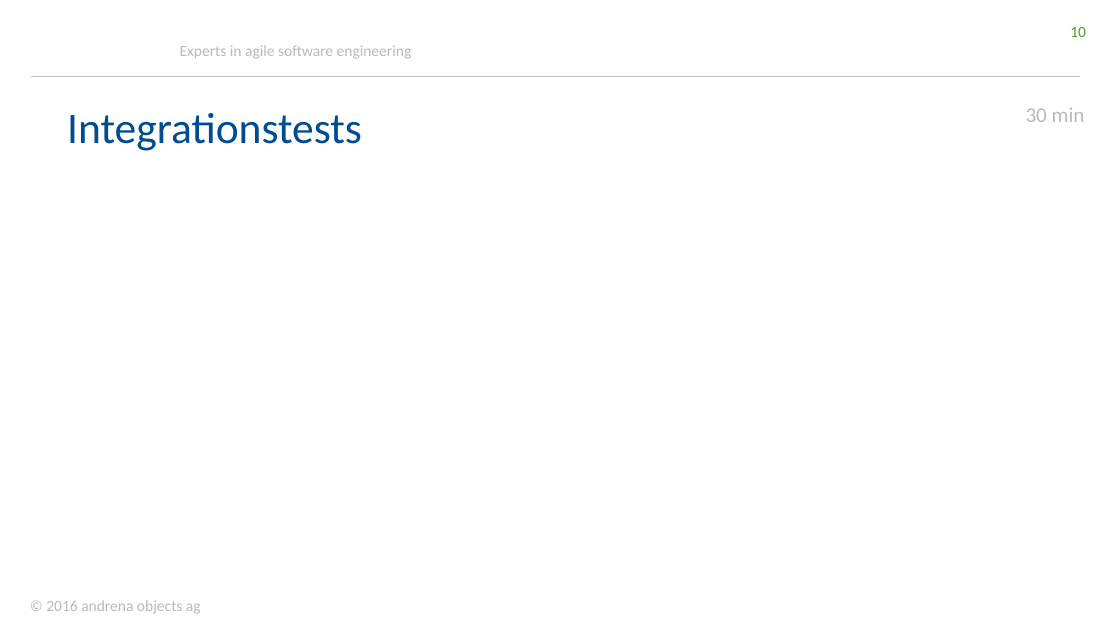
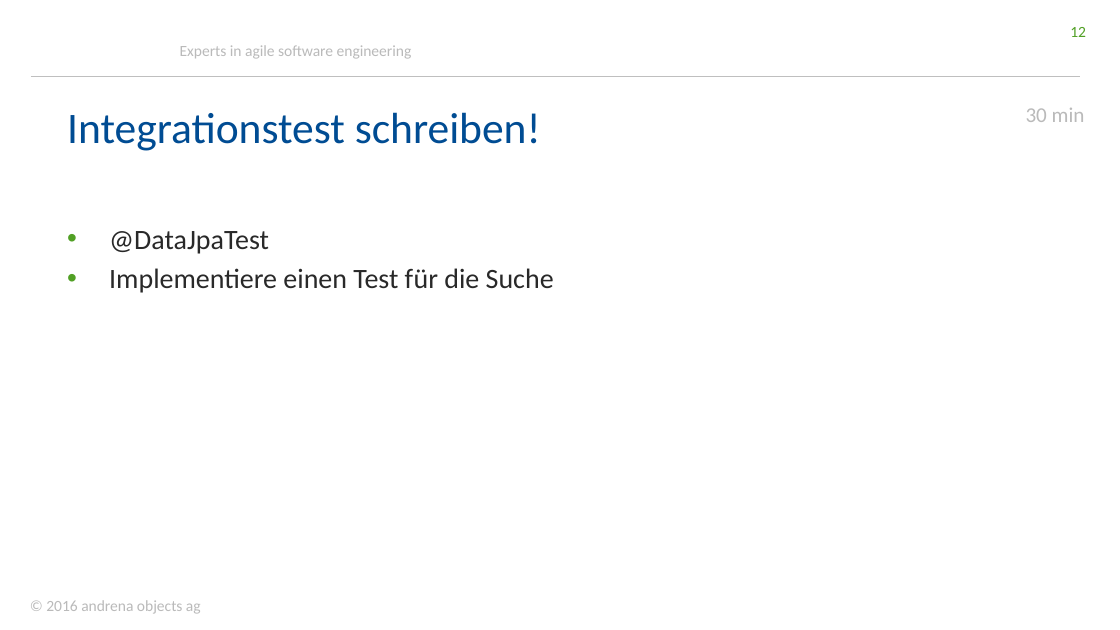
Before and after one commit to stklqt/oop-springboot-springdata-server, a slide deck: slide 12 of slides.pptx (slide 10 before the commit). Drawn at 1120x630 pixels with LibreOffice and Linux fonts; fonts in the diff are those of the drawing; background and template pictures are left out. Boxes give left, top, right and bottom in pixels: in the first picture for what was removed or moved away, otherwise in the second. Text is boxed around its words. In the diff, an @@ line names an element or a change of style, - is before the commit and + after.

```diff
--- a/slides.pptx
+++ b/slides.pptx
@@ page number at (x1=1070, y1=27, x2=1086, y2=37): text changed @@
-10
+12
@@ title at (x1=67, y1=112, x2=541, y2=151): text changed @@
-Integrationstests
+Integrationstest schreiben!
@@ text added at (x1=109, y1=231, x2=554, y2=293), 18 pt, text #292929 @@
+• @DataJpaTest
+• Implementiere einen Test für die Suche
```
Also in this commit, not shown: 6 other slides changed, 3 slides added, 1 other file.
